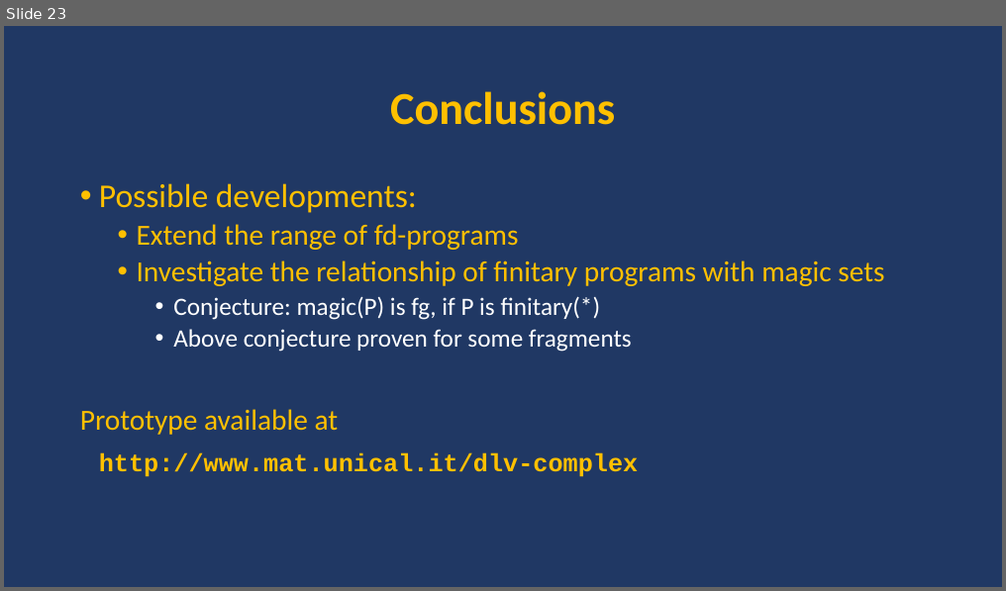
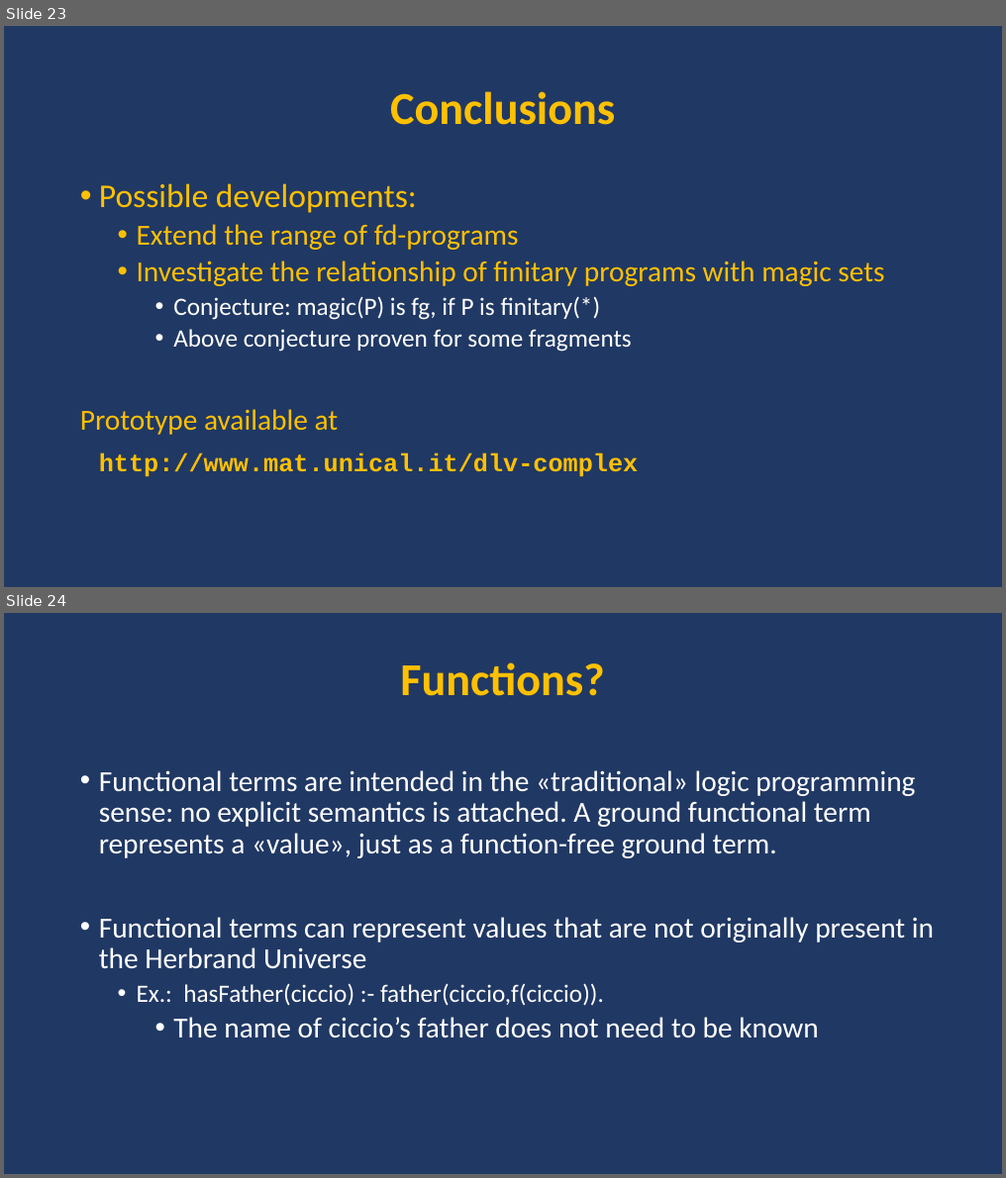
Before and after one commit to DeMaCS-UNICAL/functions_presentation_2018, a slide deck: presentation.pptx. Shown one above the other, each under a label of ours: slide 23 before the commit, slides 23 and 24 after it. The pictures are 1006x591 and 1006x1178 pixels, drawn with LibreOffice and Linux fonts; fonts in the diff are those of the drawing. Boxes give left, top, right and bottom in pixels: in the first picture for what was removed or moved away, otherwise in the second. Text is boxed around its words. In the diff, an @@ line names an element or a change of style, - is before the commit and + after.

```diff
--- a/presentation.pptx
+++ b/presentation.pptx
@@ slide 24 added at [4, 613, 1002, 1174], background #203864 @@
@@ title added at [400, 663, 604, 696], 44 pt, text #FFC000, bold @@
+Functions?
@@ text added at [99, 770, 934, 1039], 28 pt, text #FFFFFF @@
+• Functional terms are intended in the «traditional» logic programming sense: no explicit semantics is attached. A ground functional term represents a «value», just as a function-free ground term.
+• Functional terms can represent values that are not originally present in the Herbrand Universe
+  • Ex.: hasFather(ciccio) :- father(ciccio,f(ciccio)).
+    • The name of ciccio’s father does not need to be known
```
Also in this commit, not shown: 20 other slides added.
